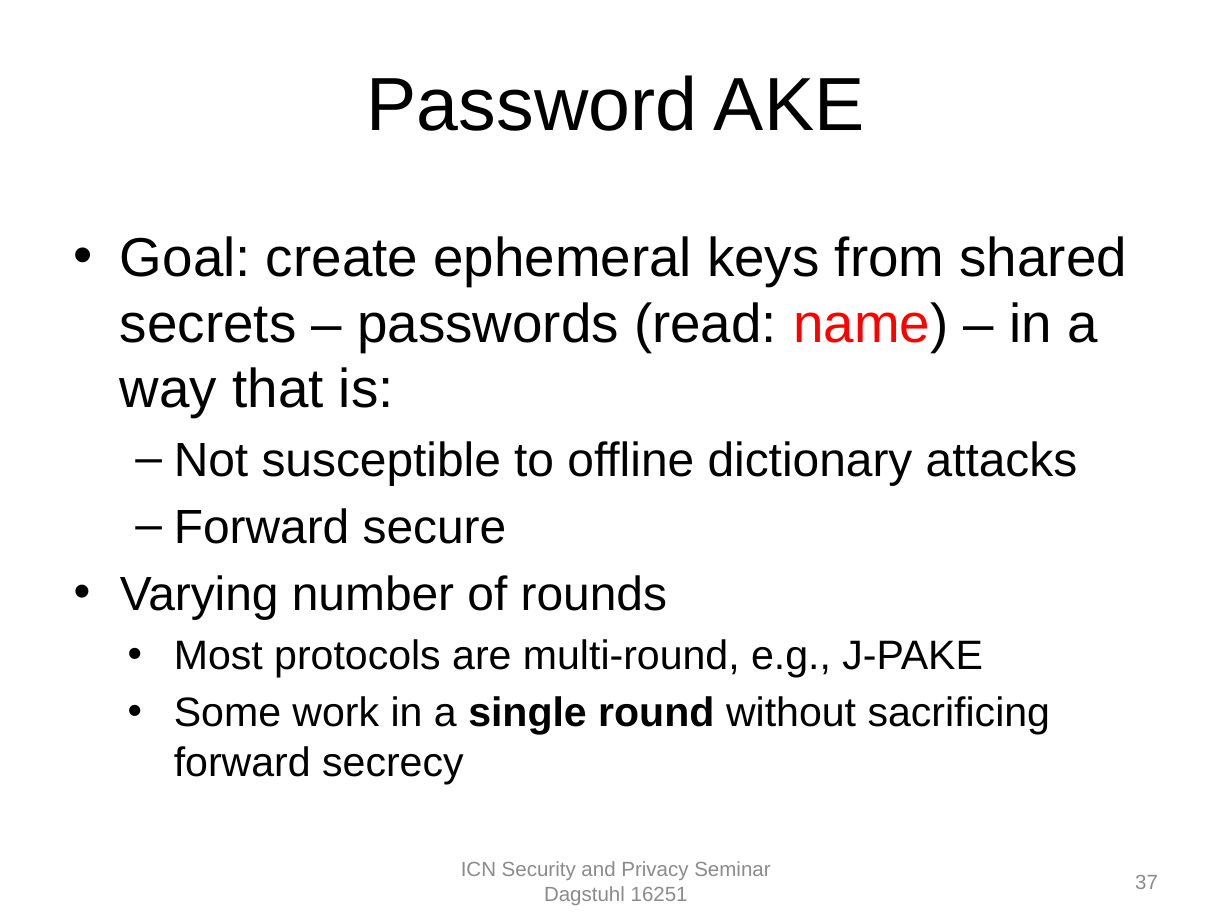
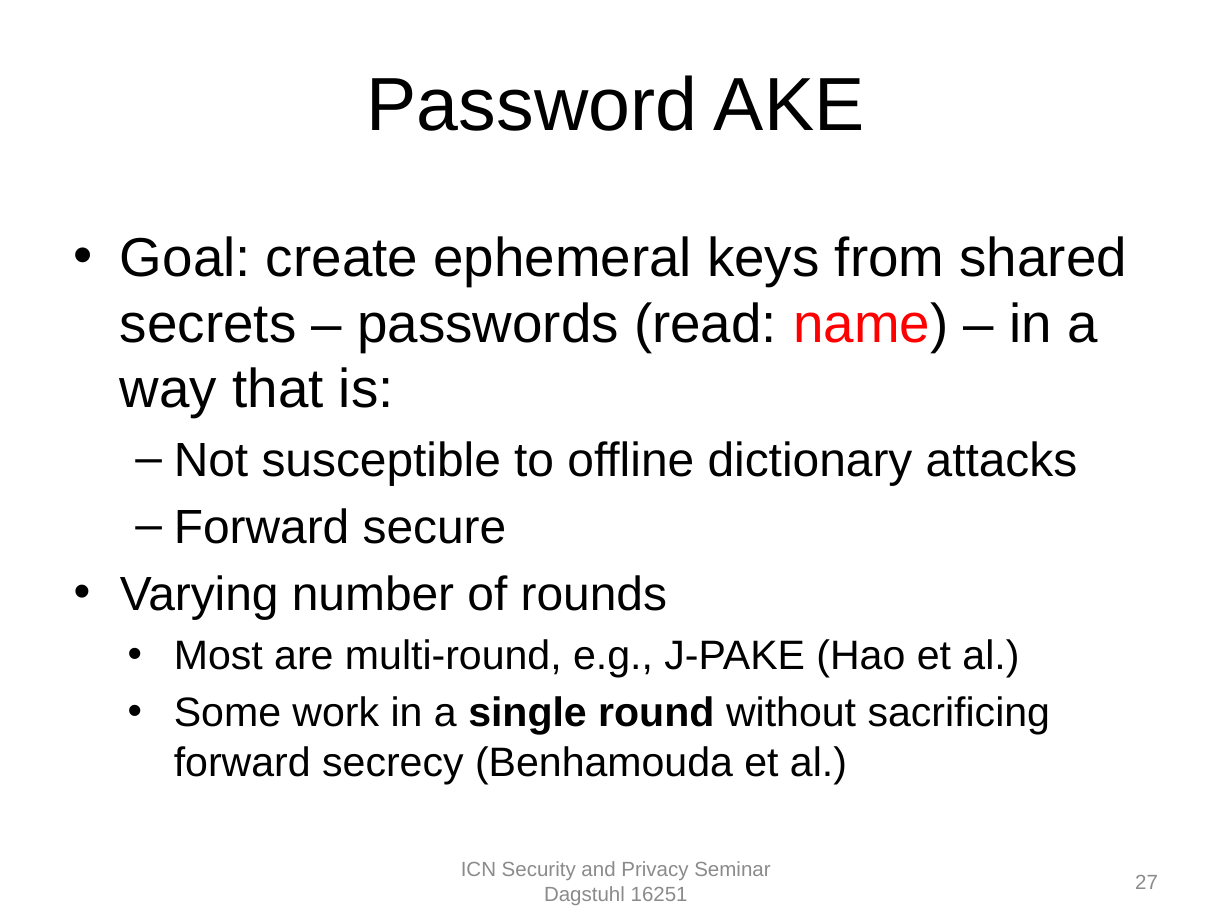
Before and after one commit to chris-wood/dagstuhl16-icn-privacy, a slide deck: slide 27 of talks/crypto_overview.pptx (slide 37 before the commit). Drawn at 1232x924 pixels with LibreOffice and Linux fonts; fonts in the diff are those of the drawing; background and template pictures are left out. Boxes give left, top, right and bottom in pixels: in the first picture for what was removed or moved away, otherwise in the second. Text is boxed around its words. In the diff, an @@ line names an element or a change of style, - is before the commit and + after.

```diff
--- a/talks/crypto_overview.pptx
+++ b/talks/crypto_overview.pptx
@@ text at [174, 639, 1051, 784]: text changed @@
-    • Most protocols are multi-round, e.g., J-PAKE
-    • Some work in a single round without sacrificing forward secrecy
+    • Most are multi-round, e.g., J-PAKE (Hao et al.)
+    • Some work in a single round without sacrificing forward secrecy (Benhamouda et al.)
@@ page number at [1135, 875, 1158, 889]: text changed @@
-37
+27
```
Also in this commit, not shown: 27 other slides changed, 3 slides added, 14 slides removed.
